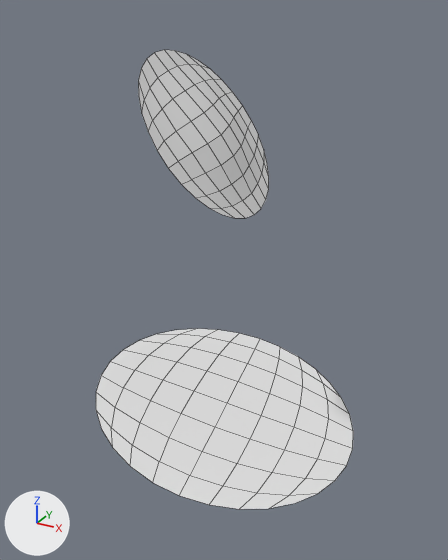
Before and after pictures for a commit that changed the FBX model Detective_Switch/Assets/Graphics/Statics/StandingLamp/LightStandEffect.fbx.
Both versions are drawn from a 50 mm lens placed at (3.94, -1.69, 2.06), pointed at (2.6, 0.75, 0.84). Arrows for +X, +Y and +Z are at lower left; the lights stay in place. Mesh edges are drawn as thin lines. Where no turn or scale is listed for an object, it has been applied to the vertices.

The first picture shows 'LightStandEffect'.
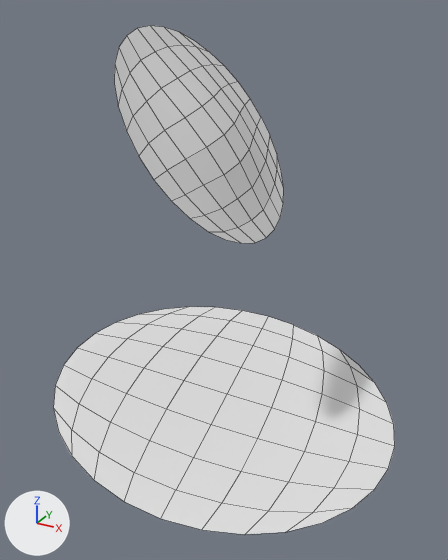
Location of each change, (x1, y1, x2, y2) in pixels of the pictures (448 x 560 px; the box of a moved part takes in the faces that stretch with it):
'LightStandEffect', reshaped (33% wider, 11% taller)
    before: (96, 50, 353, 509)
    after: (53, 26, 395, 535)
part 1 of me_circle_002, moved or reshaped
    before: (96, 329, 353, 509)
    after: (53, 307, 395, 535)
part 2 of me_circle_002, moved or reshaped
    before: (138, 50, 269, 218)
    after: (114, 26, 284, 243)

The edits, one by one:
me_circle_002 has 162 vertices, 128 faces and spans x -0.69..0.69, y -0.7..0.7, z -0.14..1.8.
me_circle_002 is used by ob_lightstandeffect; location (2.586, 0.806, 0.087).
me_circle_002 part 1: the loose piece of 81 vertices spanning x -0.69..0.69, y -0.7..0.7, z -0.14..0.14 is scaled about its middle by (1.3, 1.29, 0.947), then moved by (0.0, 0.0, 0.06).
me_circle_002 part 2: the loose piece of 81 vertices spanning x -0.33..0.14, y -0.42..0.42, z 1.09..1.8 is scaled about its middle by 1.29.
